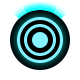
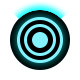
Layers edited between the first and the second 80 x 80 image:
hid "Gruppe 1 kopieren" over (22, 1, 58, 14)
